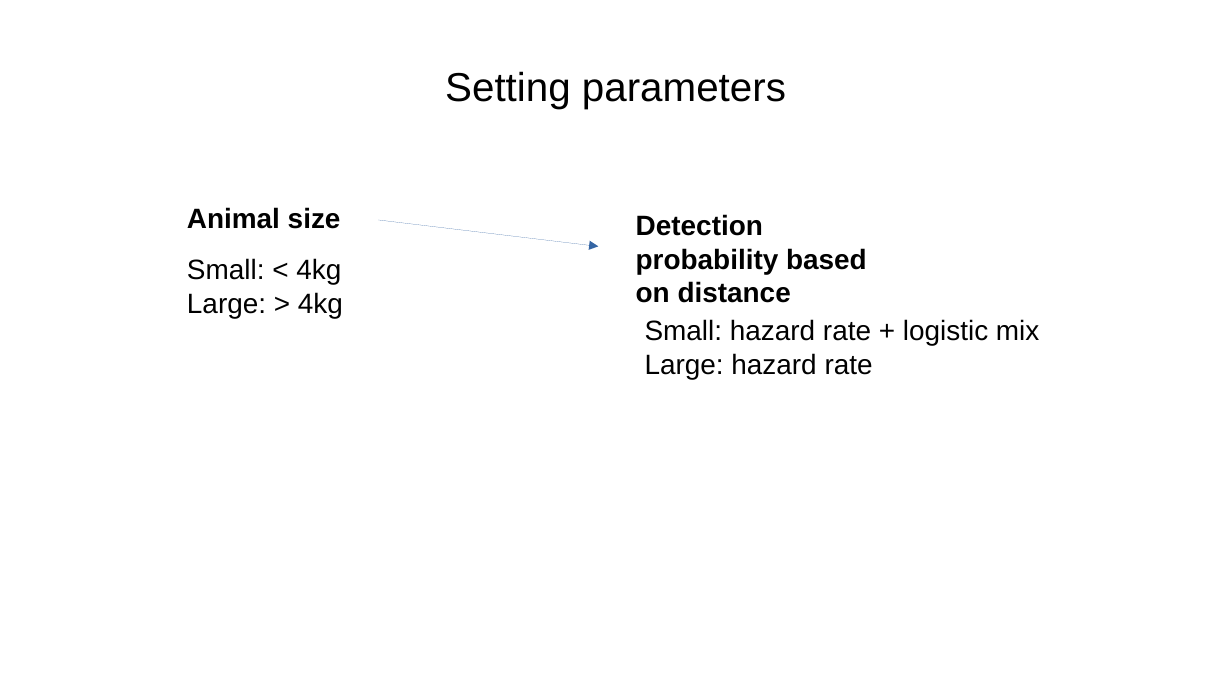
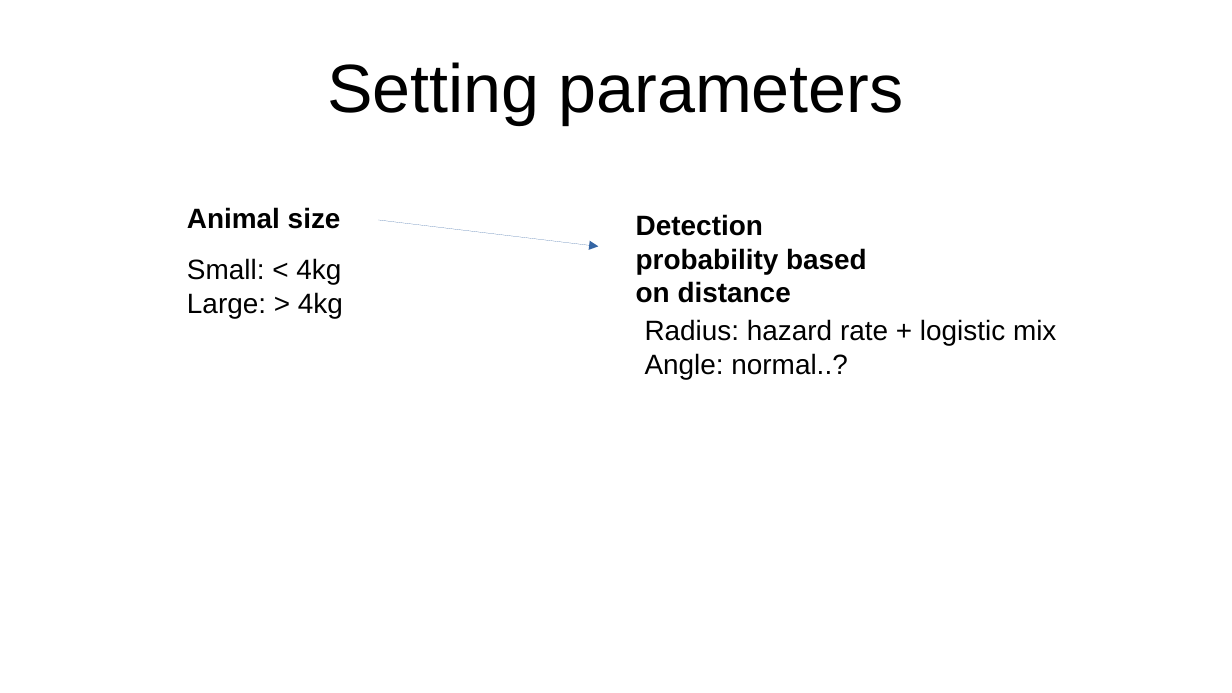
Before and after one commit to lizziebru/CamtrapSimulation, a slide deck: slide 7 of writeup/Camtrapsim_pres.odp. Drawn at 1232x693 pixels with LibreOffice and Linux fonts; fonts in the diff are those of the drawing. Boxes give left, top, right and bottom in pixels: in the first picture for what was removed or moved away, otherwise in the second. Text is boxed around its words. In the diff, an @@ line names an element or a change of style, - is before the commit and + after.

```diff
--- a/writeup/Camtrapsim_pres.odp
+++ b/writeup/Camtrapsim_pres.odp
@@ title "Setting parameters" at bbox=[327, 62, 903, 125]: size 26 to 44 pt @@
@@ text at bbox=[645, 319, 1056, 379]: text changed @@
-Small: hazard rate + logistic mix
-Large: hazard rate
+Radius: hazard rate + logistic mix
+Angle: normal..?
```
Also in this commit, not shown: 12 other slides changed, 1 slide added, 1 slide removed, 4 other files.
